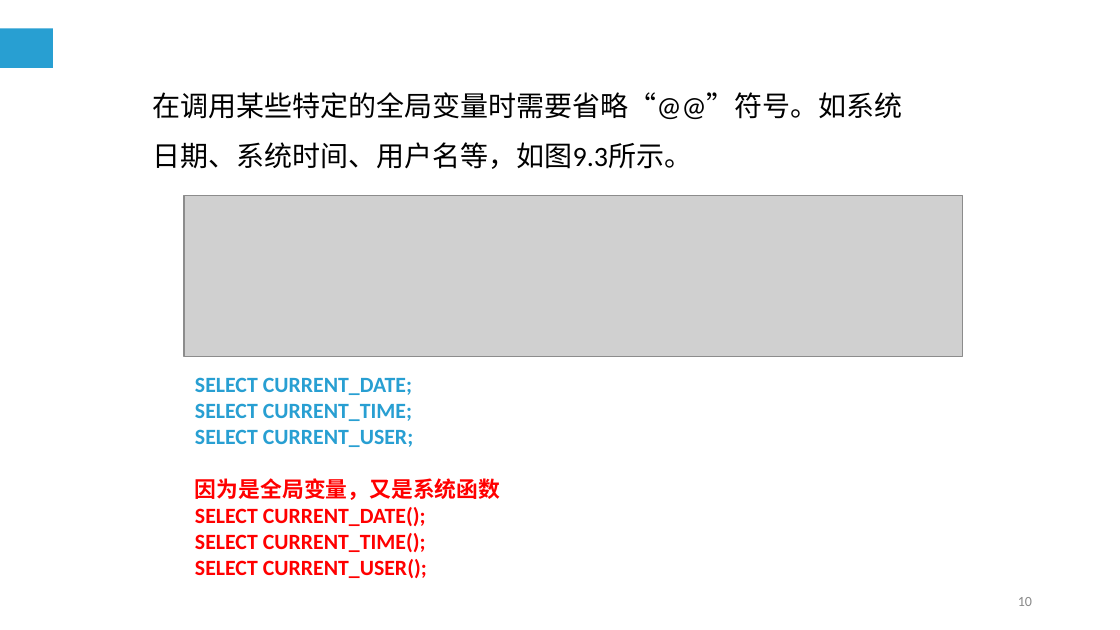
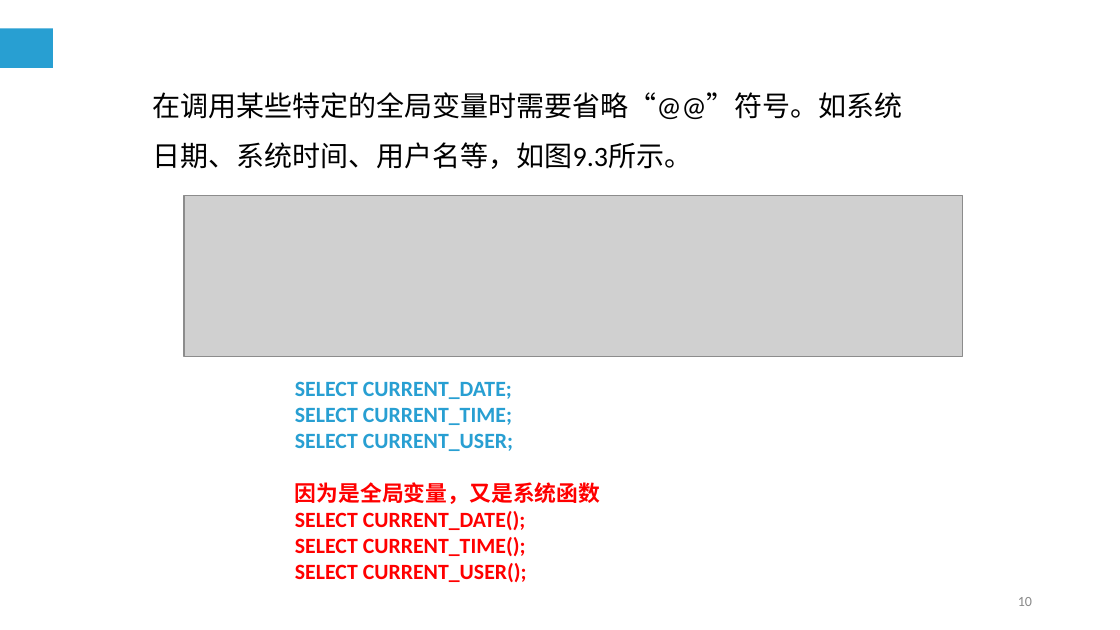
Before and after one commit to cqj726/mysql-s-PPT, a slide deck: slide 10 of PPT/第9章 MySQL编程基础（一）.ppt. Drawn at 1120x630 pixels with LibreOffice and Linux fonts; fonts in the diff are those of the drawing; grey boxes stand for pictures. Boxes give left, top, right and bottom in pixels: in the first picture for what was removed or moved away, otherwise in the second. Text is boxed around its words. In the diff, an @@ line names an element or a change of style, - is before the commit and + after.

```diff
--- a/PPT/第9章 MySQL编程基础（一）.ppt
+++ b/PPT/第9章 MySQL编程基础（一）.ppt
@@ text "SELECT CURRENT_DATE;": place and size @@
-text "SELECT CURRENT_DATE;" at box(195, 377, 500, 578)
+text "SELECT CURRENT_DATE;" at box(295, 381, 600, 582)
```
Also in this commit, not shown: 2 other slides changed, 1 slide added, 1 slide removed, 1 other file.
